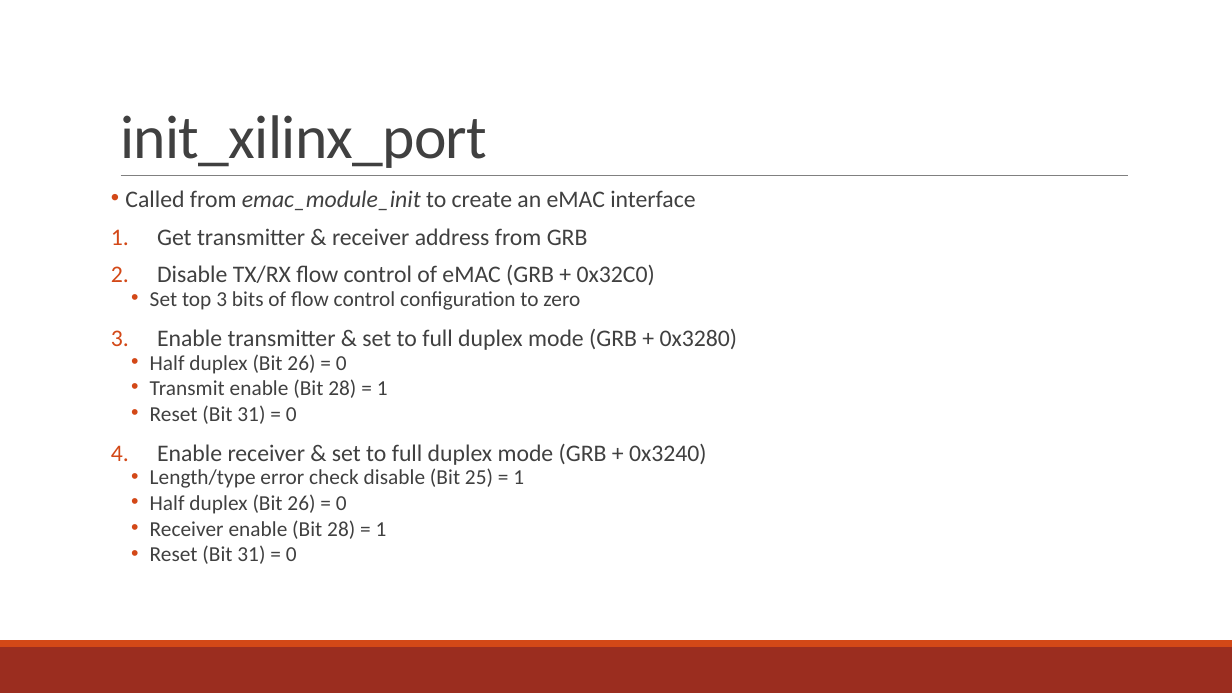
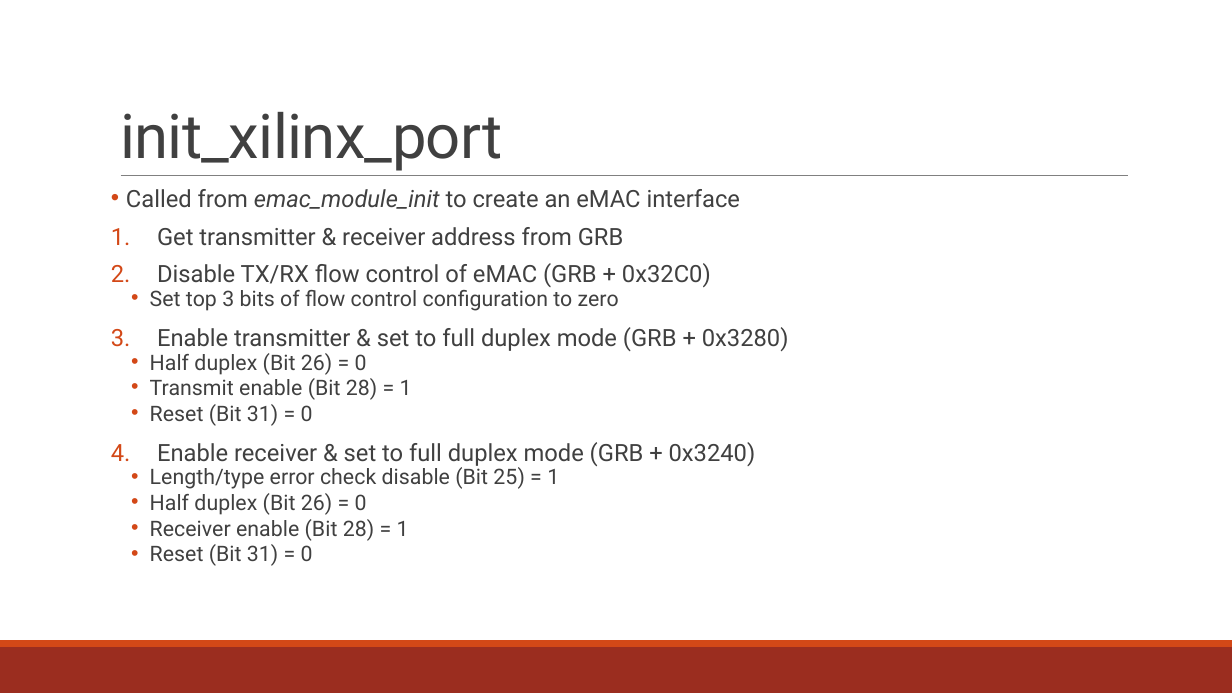
Before and after one commit to minitu/urop_priv, a slide deck: slide 7 of rckemac_detailed.pptx. Drawn at 1232x693 pixels with LibreOffice and Linux fonts; fonts in the diff are those of the drawing. Boxes give left, top, right and bottom in pixels: in the first picture for what was removed or moved away, otherwise in the second. Text is boxed around its words. In the diff, an @@ line names an element or a change of style, - is before the commit and + after.

```diff
--- a/rckemac_detailed.pptx
+++ b/rckemac_detailed.pptx
@@ title "init_xilinx_port" at bbox=[120, 112, 502, 171]: font Calibri to Roboto @@
@@ text "Called from emac_module_init to create ..." at bbox=[126, 189, 789, 566]: font Calibri to Roboto @@
```
Also in this commit, not shown: 11 other slides changed, 1 other file.
